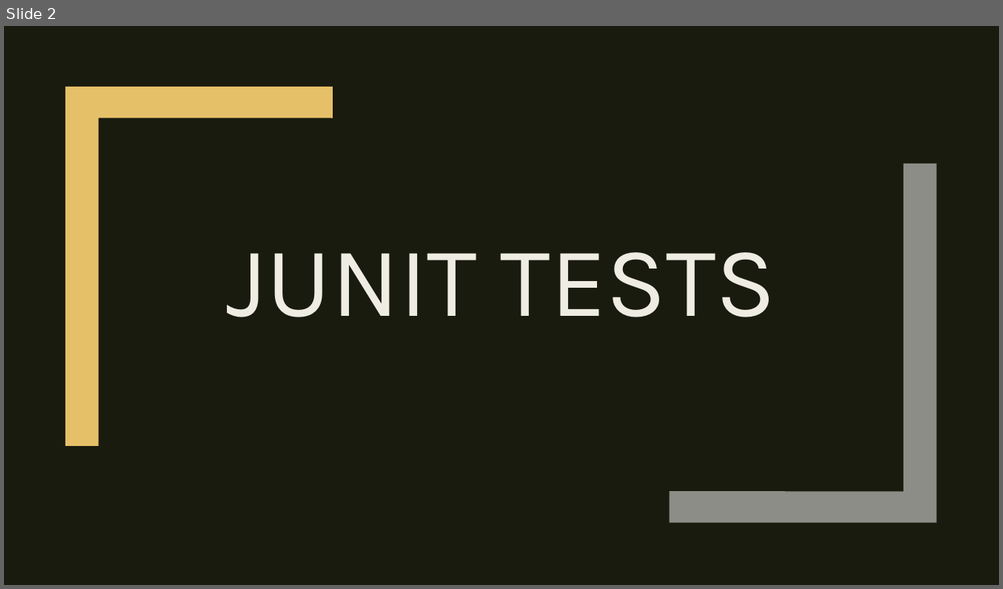
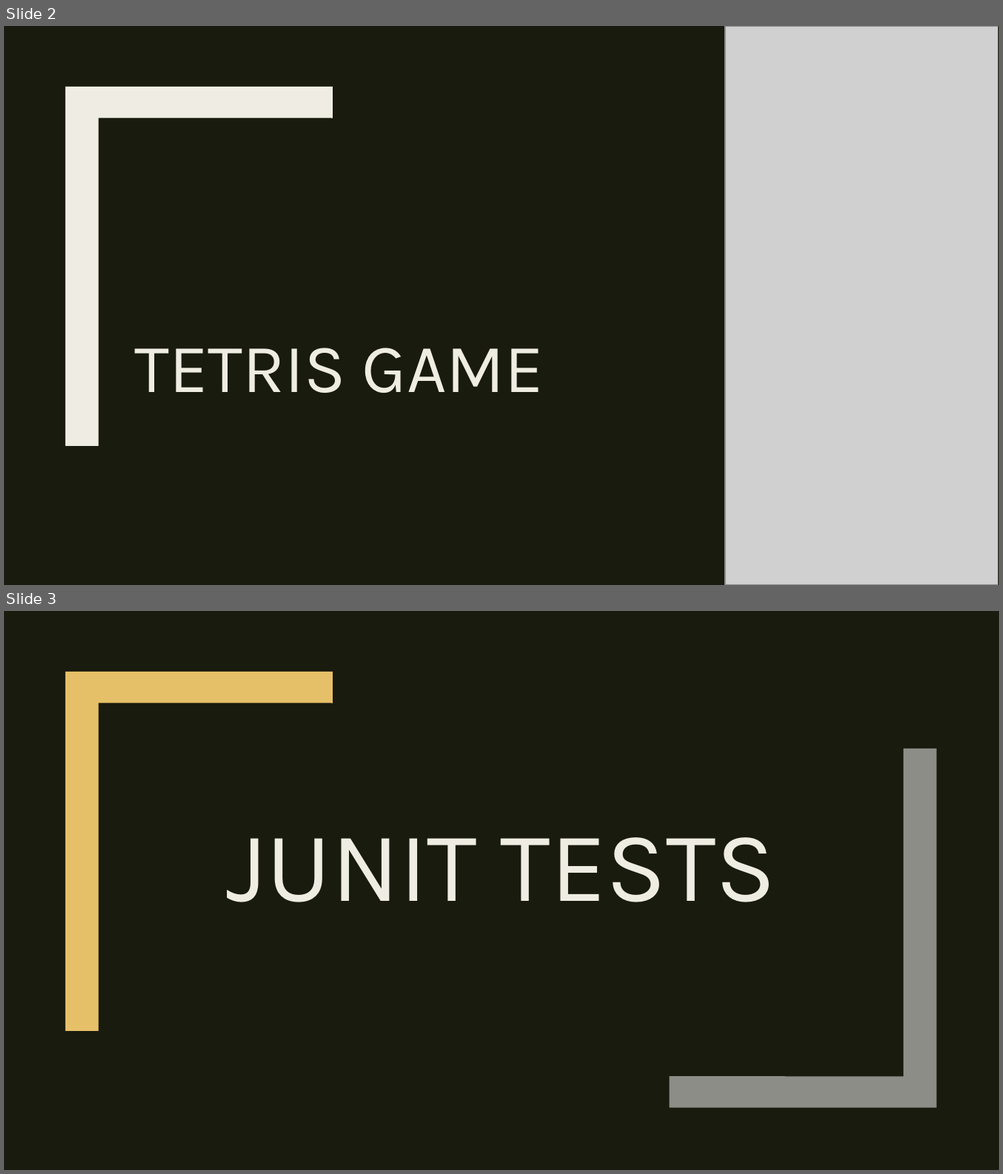
Before and after one commit to 7UsmanS/Java-TetrisTest-master, a slide deck: Java-TetrisTest-master/documentation/Presentation - Group.pptx. Shown one above the other, each under a label of ours: slide 2 before the commit, slides 2 and 3 after it. The pictures are 1003x589 and 1003x1174 pixels, drawn with LibreOffice and Linux fonts; fonts in the diff are those of the drawing; grey boxes stand for pictures. Boxes give left, top, right and bottom in pixels: in the first picture for what was removed or moved away, otherwise in the second. Text is boxed around its words. In the diff, an @@ line names an element or a change of style, - is before the commit and + after.

```diff
--- a/Java-TetrisTest-master/documentation/Presentation - Group.pptx
+++ b/Java-TetrisTest-master/documentation/Presentation - Group.pptx
@@ slide 2 added at [4,26,999,585], background #191B0E; not listed: 1 template element that a slide beside it also shows @@
@@ rectangle added at [4,26,999,585], fill #191B0E @@
@@ picture added at [725,26,998,585] @@
@@ freeform shape added at [65,87,333,447], fill #EFEDE3 @@
@@ title added at [134,348,543,393], 50 pt, text #EFEDE3 @@
+TETRIS GAME
@@ what was slide 2 is now slide 3 @@
```
Also in this commit, not shown: 2 slides changed, 6 other slides added, 2 slides removed.
